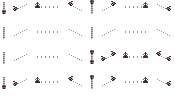
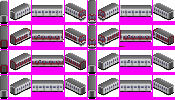
Before/after of a 175×100 layered artwork. What changed in the layer stack:
showed "Addit" over [19, 33, 157, 63]
hid "Panto" over [2, 0, 171, 89]
hid "Vents" over [3, 2, 170, 89]
showed "Kintetsu Two-tone", painted on it over [0, 25, 174, 72]
showed "Mask" over [0, 9, 175, 100]
showed "gangway" over [0, 0, 175, 50]
showed "body" over [0, 0, 175, 100]